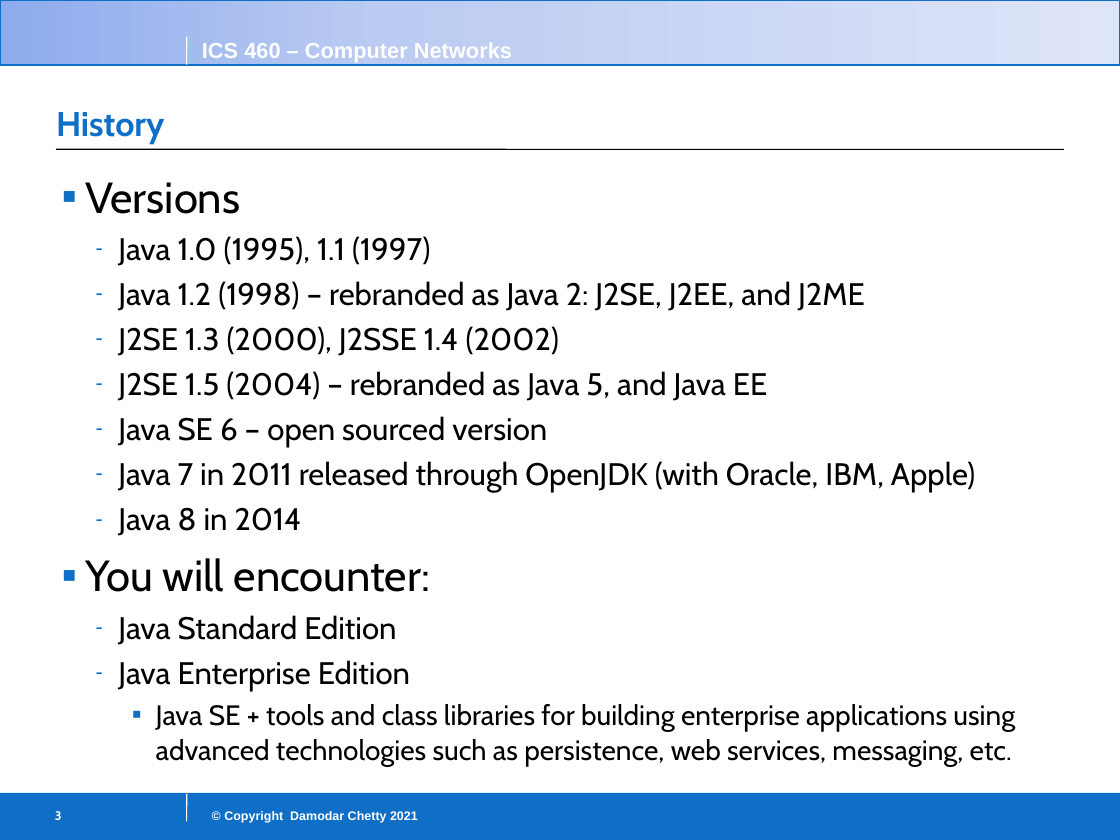
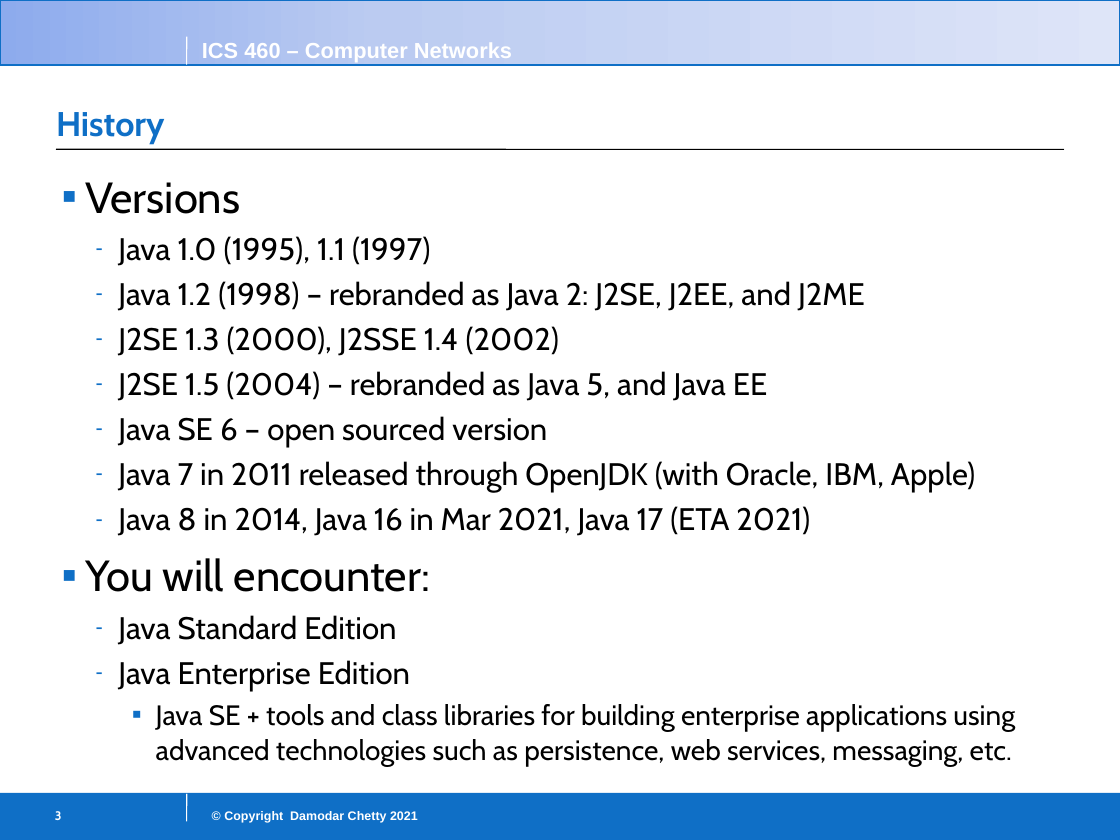
Before and after one commit to ping58972/Metropolitan-State-University-All-Courses, a slide deck: slide 3 of Networks_and_Security-ICS460_01-Falll2021/class1a-JavaReview.pptx. Drawn at 1120x840 pixels with LibreOffice and Linux fonts; fonts in the diff are those of the drawing. Boxes give left, top, right and bottom in pixels: in the first picture for what was removed or moved away, otherwise in the second. Text is boxed around its words. In the diff, an @@ line names an element or a change of style, - is before the commit and + after.

```diff
--- a/Networks_and_Security-ICS460_01-Falll2021/class1a-JavaReview.pptx
+++ b/Networks_and_Security-ICS460_01-Falll2021/class1a-JavaReview.pptx
@@ text at <box>118,506,810,536</box>: text changed @@
-  – Java 8 in 2014
+  – Java 8 in 2014, Java 16 in Mar 2021, Java 17 (ETA 2021)
```
Also in this commit, not shown: 3 other slides changed, 1 slide added, 12 other files.
